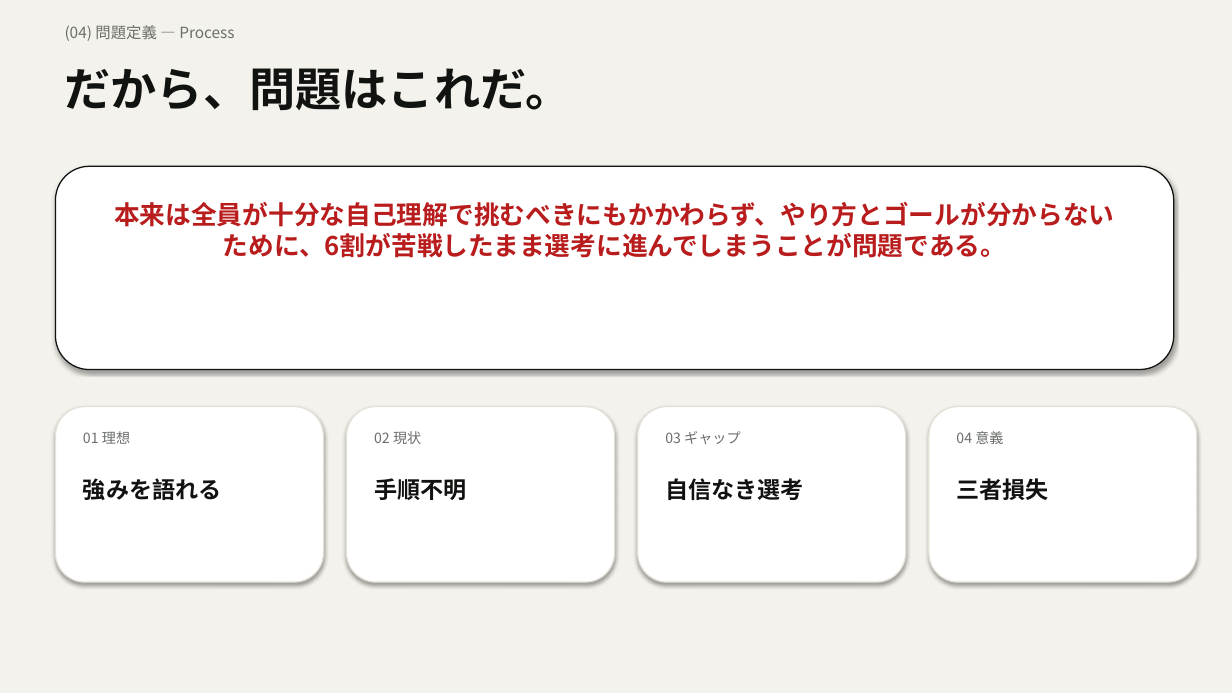
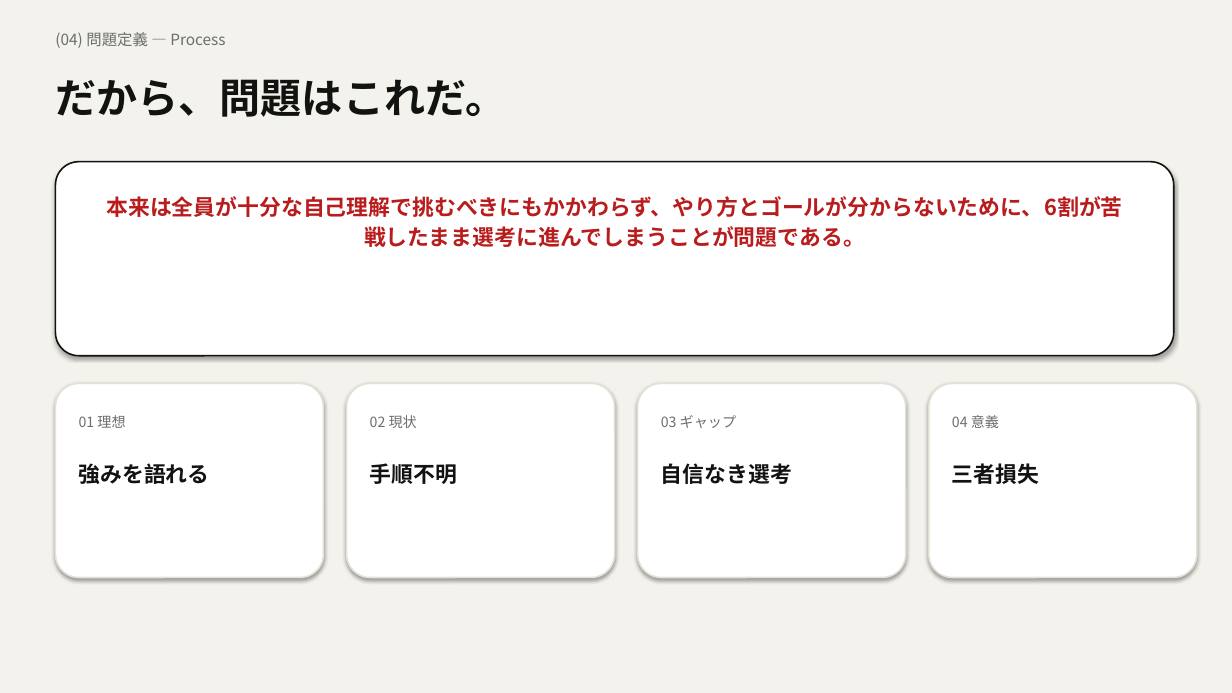
Before and after one commit to taku010201040/jibun-mayogo-2026, a slide deck: slide 5 of 問題定義プレゼン_自己分析迷子_Onda.pptx. Drawn at 1232x693 pixels with LibreOffice and Linux fonts; fonts in the diff are those of the drawing. Boxes give left, top, right and bottom in pixels: in the first picture for what was removed or moved away, otherwise in the second. Text is boxed around its words. In the diff, an @@ line names an element or a change of style, - is before the commit and + after.

Commit message:
fix: rebuild pptx layout (anchor/fonts/aspect)

```diff
--- a/問題定義プレゼン_自己分析迷子_Onda.pptx
+++ b/問題定義プレゼン_自己分析迷子_Onda.pptx
@@ text "だから、問題はこれだ。" at <box>55,79,506,117</box>: size 36 to 32 pt; line spacing 1 to 1.15 @@
@@ rounded rectangle: place and size @@
-rounded rectangle at <box>55,166,1174,370</box>
+rounded rectangle at <box>55,162,1174,356</box>
@@ rounded rectangle at <box>55,162,1174,356</box>: outline #111311 1 pt to #111311 1.25 pt; proportions changed @@
@@ text "本来は全員が十分な自己理解で挑むべきにもかかわらず、やり方とゴールが分からないために、6割が苦戦したまま選考に進んでしま ...": place and size @@
-text "本来は全員が十分な自己理解で挑むべきにもかかわらず、やり方とゴールが分からないために、6割が苦戦したまま選考に進んでしま ..." at <box>114,202,1115,258</box>
+text "本来は全員が十分な自己理解で挑むべきにもかかわらず、やり方とゴールが分からないために、6割が苦戦したまま選考に進んでしま ..." at <box>106,196,1122,247</box>
@@ text "本来は全員が十分な自己理解で挑むべきにもかかわらず、やり方とゴールが分からないために、6割が苦戦したまま選考に進んでしま ..." at <box>106,196,1122,247</box>: size 20 to 17 pt; line spacing 1 to 1.15 @@
@@ rounded rectangle: place and size @@
-rounded rectangle at <box>55,407,323,582</box>
+rounded rectangle at <box>55,384,323,578</box>
@@ rounded rectangle: place and size @@
-rounded rectangle at <box>347,407,615,582</box>
+rounded rectangle at <box>347,384,615,578</box>
@@ rounded rectangle: place and size @@
-rounded rectangle at <box>638,407,906,582</box>
+rounded rectangle at <box>638,384,906,578</box>
@@ outline #E5E1D8 1 pt to #E5E1D8 1.25 pt; proportions changed in 4 elements at <box>55,384,323,578</box>, <box>347,384,615,578</box>, <box>638,384,906,578</box>, <box>929,384,1197,578</box> @@
@@ rounded rectangle: place and size @@
-rounded rectangle at <box>929,407,1197,582</box>
+rounded rectangle at <box>929,384,1197,578</box>
@@ text "01 理想": place and size @@
-text "01 理想" at <box>83,431,130,444</box>
+text "01 理想" at <box>79,415,125,428</box>
@@ text "02 現状": place and size @@
-text "02 現状" at <box>374,431,421,444</box>
+text "02 現状" at <box>370,415,417,428</box>
@@ text "03 ギャップ": place and size @@
-text "03 ギャップ" at <box>665,431,741,444</box>
+text "03 ギャップ" at <box>661,415,737,428</box>
@@ line spacing 1 to 1.15 in 5 elements at <box>55,32,225,48</box>, <box>79,415,125,428</box>, <box>370,415,417,428</box>, <box>661,415,737,428</box>, <box>952,415,999,428</box> @@
@@ text "04 意義": place and size @@
-text "04 意義" at <box>956,431,1003,444</box>
+text "04 意義" at <box>952,415,999,428</box>
@@ text "強みを語れる": place and size @@
-text "強みを語れる" at <box>83,478,222,500</box>
+text "強みを語れる" at <box>79,463,210,484</box>
@@ text "手順不明": place and size @@
-text "手順不明" at <box>374,478,466,500</box>
+text "手順不明" at <box>370,463,457,484</box>
@@ text "自信なき選考": place and size @@
-text "自信なき選考" at <box>665,478,804,500</box>
+text "自信なき選考" at <box>661,463,792,484</box>
@@ size 18 to 17 pt; line spacing 1 to 1.15 in 4 elements at <box>370,463,457,484</box>, <box>79,463,210,484</box>, <box>661,463,792,484</box>, <box>952,463,1039,484</box> @@
@@ text "三者損失": place and size @@
-text "三者損失" at <box>956,478,1048,500</box>
+text "三者損失" at <box>952,463,1039,484</box>
```
Also in this commit, not shown: 5 other slides changed, 3 other files.
